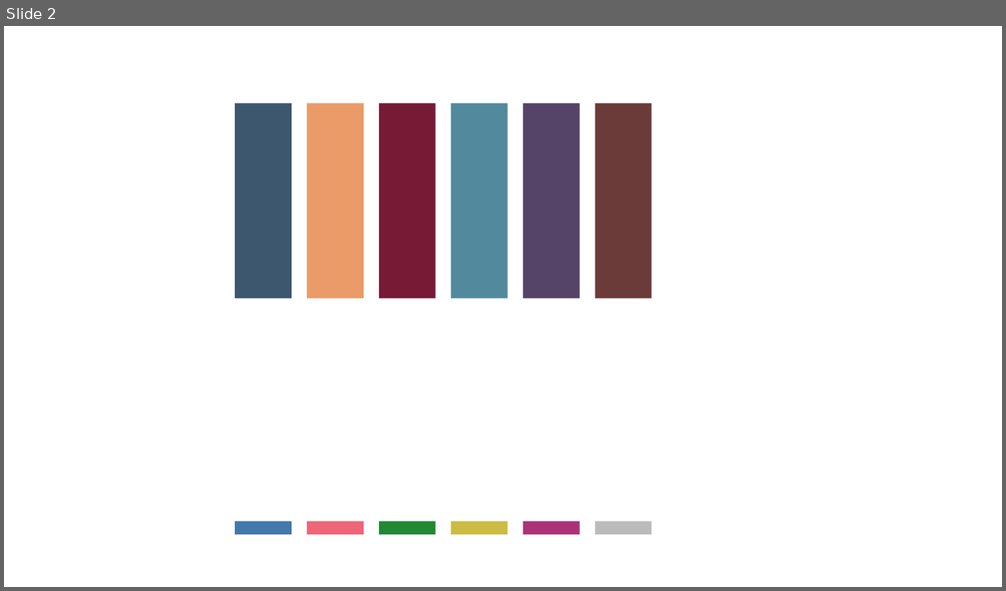
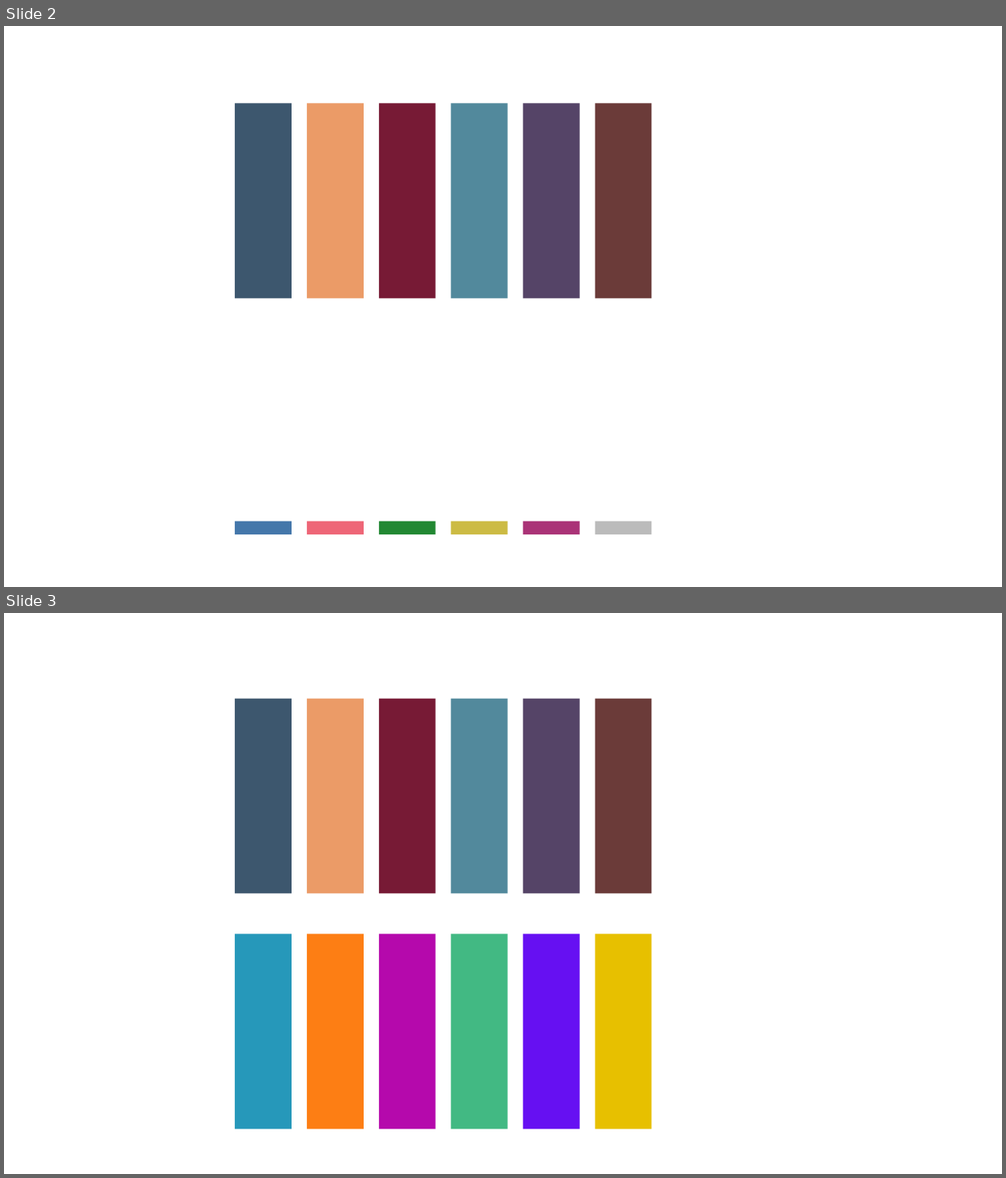
Before and after one commit to chrystalchern/mdof, a slide deck: docs/_templates/lilo_pallete.pptx. Shown one above the other, each under a label of ours: slide 2 before the commit, slides 2 and 3 after it. The pictures are 1006x591 and 1006x1178 pixels, drawn with LibreOffice and Linux fonts; fonts in the diff are those of the drawing. Boxes give left, top, right and bottom in pixels: in the first picture for what was removed or moved away, otherwise in the second. Text is boxed around its words. In the diff, an @@ line names an element or a change of style, - is before the commit and + after.

```diff
--- a/docs/_templates/lilo_pallete.pptx
+++ b/docs/_templates/lilo_pallete.pptx
@@ slide 3 added at [4,613,1002,1174], background #FFFFFF @@
@@ rectangle added at [235,698,292,894], fill #3D576E @@
@@ rectangle added at [307,698,364,894], fill #EB9B67 @@
@@ rectangle added at [379,698,436,894], fill #771A35 @@
@@ rectangle added at [451,698,508,894], fill #52899C @@
@@ rectangle added at [522,698,580,894], fill #554467 @@
@@ rectangle added at [595,698,652,894], fill #6B3B39 @@
@@ rectangle added at [235,934,292,1130], fill #2698BA @@
@@ rectangle added at [307,934,364,1130], fill #FD7E14 @@
@@ rectangle added at [379,934,436,1130], fill #B509AC @@
@@ rectangle added at [451,934,508,1130], fill #42B983 @@
@@ rectangle added at [522,934,580,1130], fill #6610F2 @@
@@ rectangle added at [595,934,652,1130], fill #E7C000 @@
```
Also in this commit, not shown: 1 slide removed, 3 other files.
